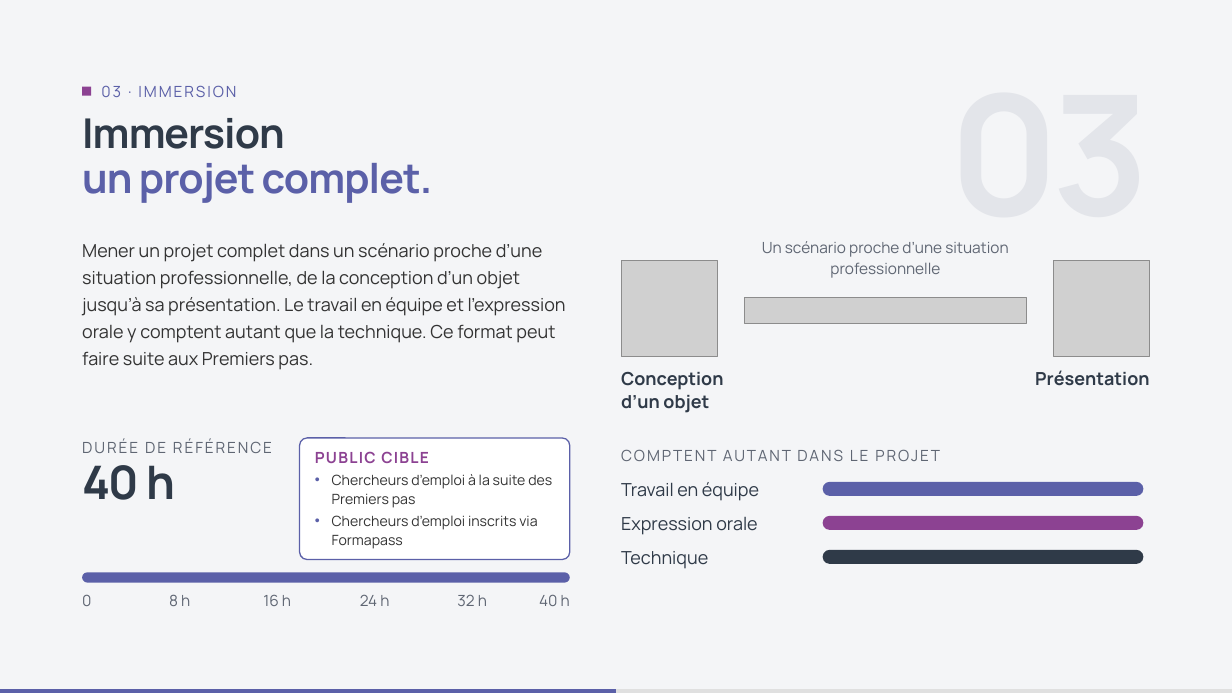
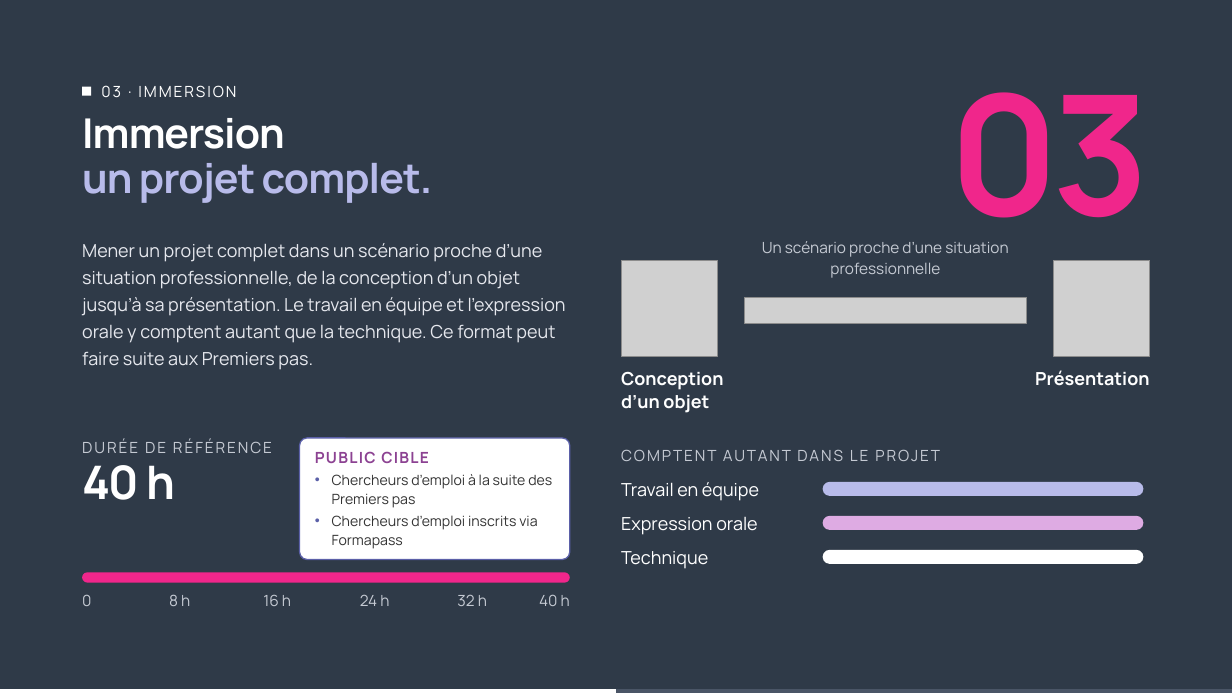
Before and after one commit to DigitalFactory-lab/Catalogue-DigitalFactory, a slide deck: slide 5 of Types-ateliers-Digital-Factory.pptx. Drawn at 1232x693 pixels with LibreOffice and Linux fonts; fonts in the diff are those of the drawing; grey boxes stand for pictures. Boxes give left, top, right and bottom in pixels: in the first picture for what was removed or moved away, otherwise in the second. Text is boxed around its words. In the diff, an @@ line names an element or a change of style, - is before the commit and + after.

```diff
--- a/Types-ateliers-Digital-Factory.pptx
+++ b/Types-ateliers-Digital-Factory.pptx
@@ background #F4F5F7 to #2F3A48 @@
@@ rectangle at <box>82,87,91,96</box>: fill #8C4292 to #FFFFFF @@
@@ text "03 · IMMERSION" at <box>101,85,236,97</box>: text colour #5B60A8 to #FFFFFF @@
@@ text "03" at <box>950,92,1150,253</box>: text colour #E3E5EA to #F0268B @@
@@ title "Immersion" at <box>82,118,433,203</box>: text colour #2F3A48 to #FFFFFF in "Immersion"; text colour #5B60A8 to #B8BBEA in "un projet complet." @@
@@ text "Mener un projet complet dans ..." at <box>82,243,566,370</box>: text colour #333333 to #E6E8EE @@
@@ text colour #5F6673 to #C5CAD3 in 9 elements at <box>82,439,272,453</box>, <box>82,594,91,606</box>, <box>169,594,190,606</box>, <box>263,595,291,606</box>, <box>360,595,389,606</box>, <box>457,595,487,606</box>, <box>539,594,570,606</box>, <box>762,241,1008,278</box>, <box>621,449,940,461</box> @@
@@ rounded rectangle at <box>823,482,1143,495</box>: fill #5B60A8 to #B8BBEA @@
@@ rounded rectangle at <box>823,516,1143,530</box>: fill #8C4292 to #DEABE3 @@
@@ text colour #2F3A48 to #FFFFFF in 6 elements at <box>82,465,175,500</box>, <box>621,372,723,413</box>, <box>1035,370,1149,386</box>, <box>621,482,759,501</box>, <box>621,517,757,535</box>, <box>621,551,708,569</box> @@
@@ rounded rectangle at <box>823,550,1143,564</box>: fill #2F3A48 to #FFFFFF @@
@@ rounded rectangle at <box>82,572,570,582</box>: fill #5B60A8 to #F0268B @@
@@ rectangle at <box>0,689,616,693</box>: fill #5B60A8 to #FFFFFF @@
@@ rectangle at <box>0,689,1232,693</box>: fill #E0E0E0 to #4A5566 @@
```
Also in this commit, not shown: 7 other slides changed, 12 other files.
